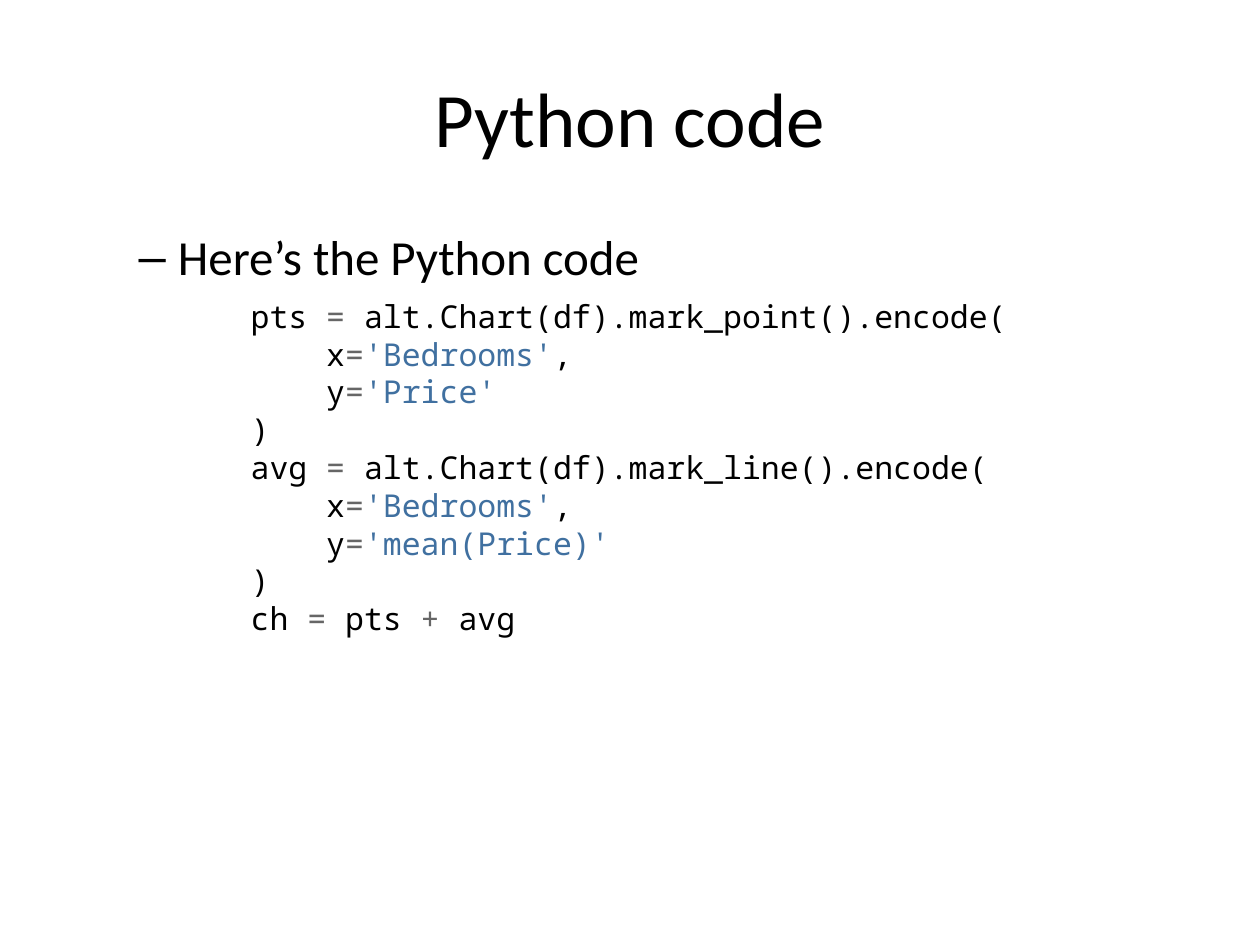
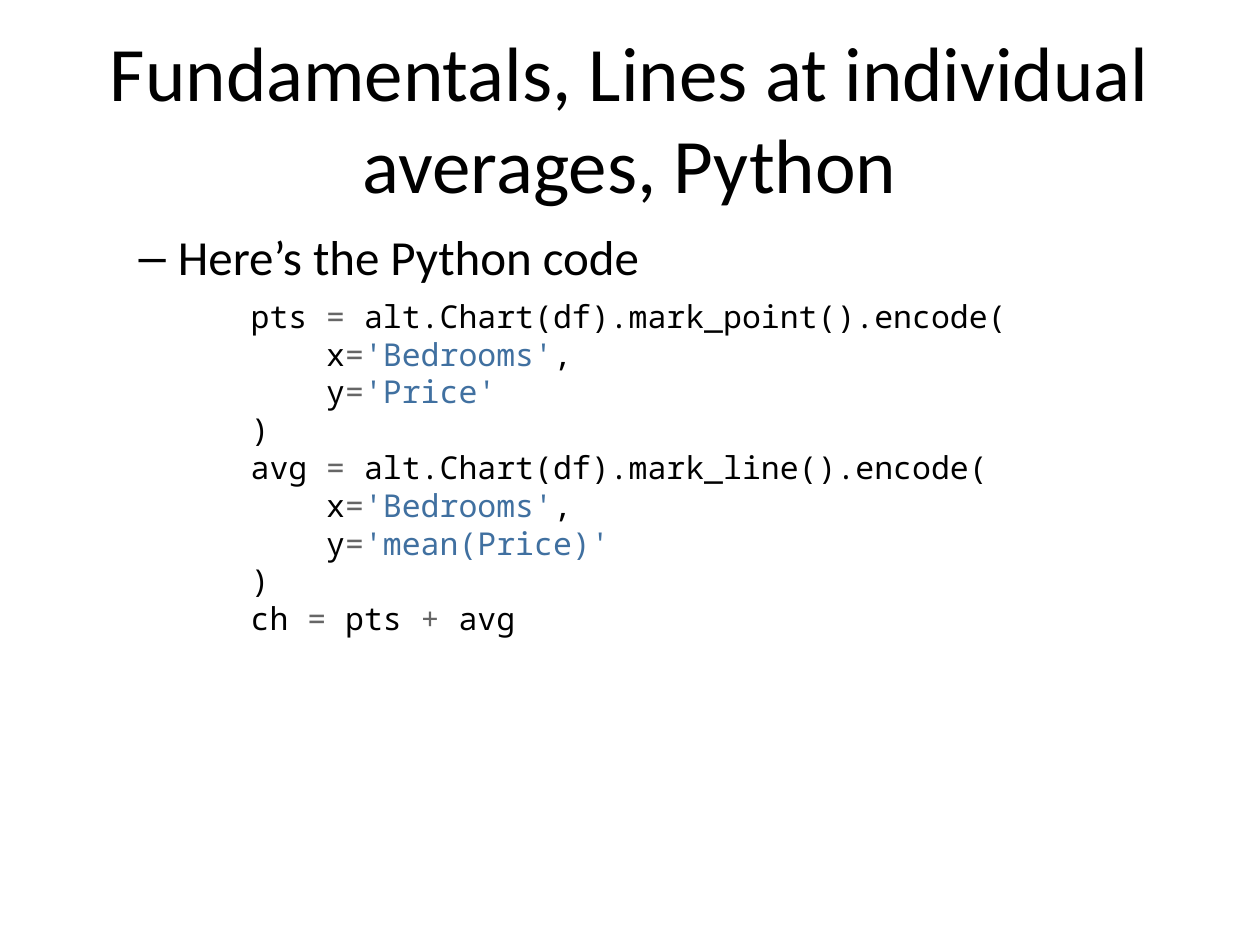
Before and after one commit to pmean/data-visualization, a slide deck: slide 14 of data-viz-03/component/fundamentals.pptx. Drawn at 1260x945 pixels with LibreOffice and Linux fonts; fonts in the diff are those of the drawing. Boxes give left, top, right and bottom in pixels: in the first picture for what was removed or moved away, otherwise in the second. Text is boxed around its words. In the diff, an @@ line names an element or a change of style, - is before the commit and + after.

Commit message:
Added axis range discussion to line graph fundamentals.

```diff
--- a/data-viz-03/component/fundamentals.pptx
+++ b/data-viz-03/component/fundamentals.pptx
@@ title at (x1=110, y1=47, x2=1148, y2=207): text changed @@
-Python code
+Fundamentals, Lines at individual averages, Python
```
Also in this commit, not shown: 1 other slide changed, 2 slides added, 2 slides removed, 11 other files.
